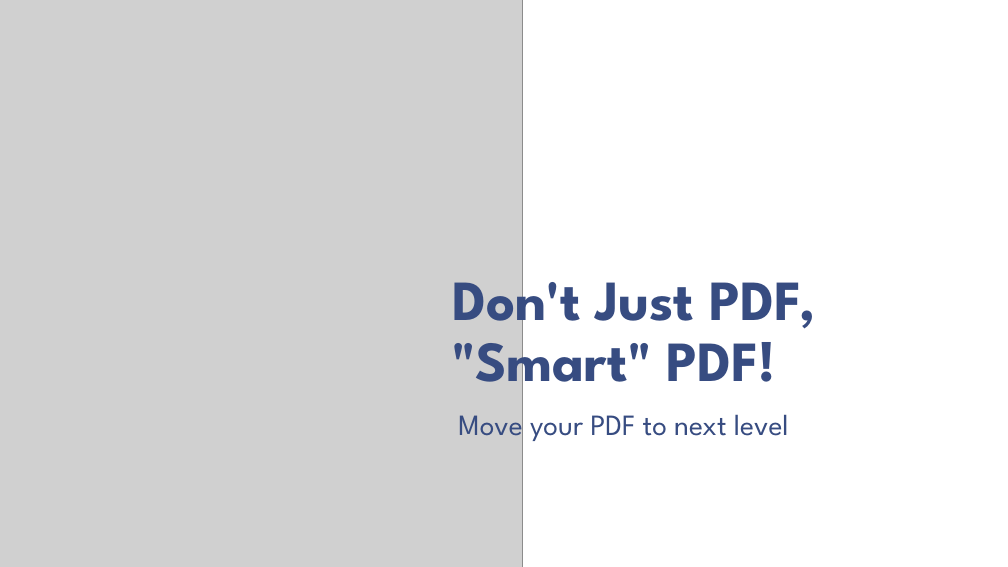
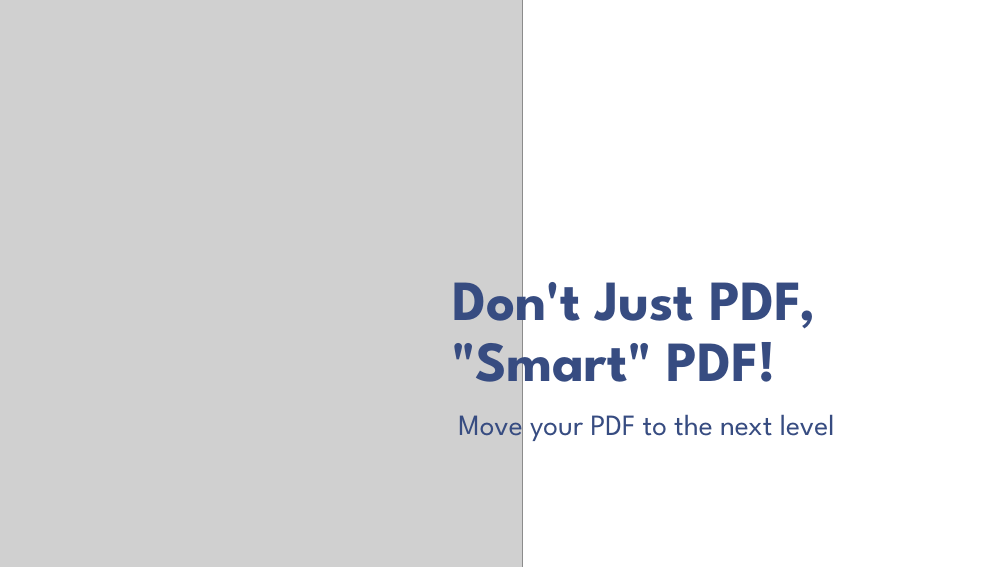
Before and after one commit to cfclick/CFSummit2016, a slide deck: slide 1 of powerpoint/SmartPDF/Don't Just PDF.pptx. Drawn at 1008x567 pixels with LibreOffice and Linux fonts; fonts in the diff are those of the drawing; grey boxes stand for pictures; background and template pictures are left out. Boxes give left, top, right and bottom in pixels: in the first picture for what was removed or moved away, otherwise in the second. Text is boxed around its words. In the diff, an @@ line names an element or a change of style, - is before the commit and + after.

```diff
--- a/powerpoint/SmartPDF/Don't Just PDF.pptx
+++ b/powerpoint/SmartPDF/Don't Just PDF.pptx
@@ subtitle at box(458, 414, 835, 441): text changed @@
-Move your PDF to next level
+Move your PDF to the next level
```
Also in this commit, not shown: 6 other slides changed, 8 slides removed, 5 other files.
